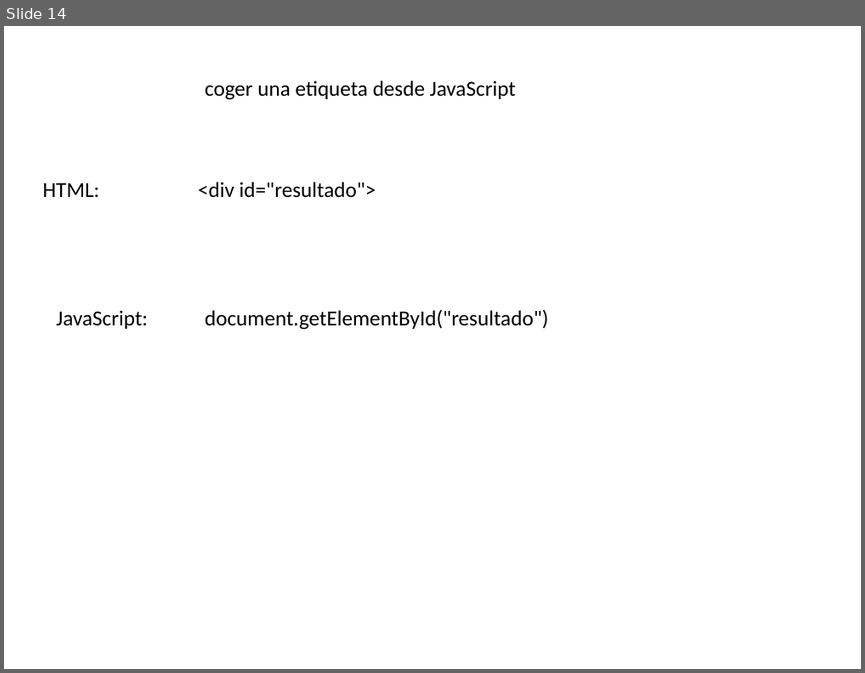
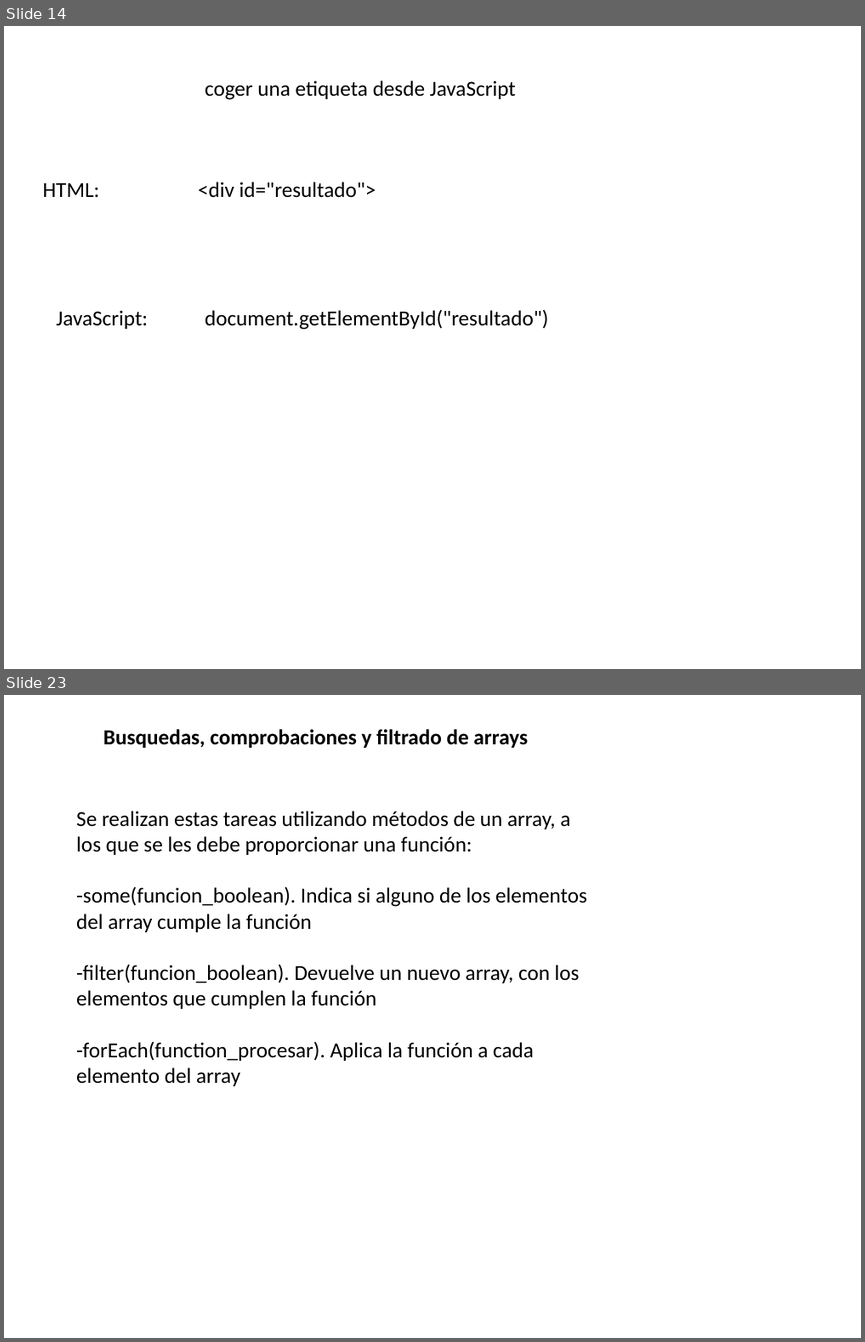
Before and after one commit to amartinsierra/javascript2025, a slide deck: pizarra.pptx. Shown one above the other, each under a label of ours: slide 14 before the commit, slides 14 and 23 after it; the slides between them are not shown. The pictures are 865x673 and 865x1342 pixels, drawn with LibreOffice and Linux fonts; fonts in the diff are those of the drawing. Boxes give left, top, right and bottom in pixels: in the first picture for what was removed or moved away, otherwise in the second. Text is boxed around its words. In the diff, an @@ line names an element or a change of style, - is before the commit and + after.

```diff
--- a/pizarra.pptx
+++ b/pizarra.pptx
@@ slide 23 added at [4,695,861,1338], background #FFFFFF @@
@@ text added at [103,729,528,748], 18 pt, text #000000, bold @@
+Busquedas, comprobaciones y filtrado de arrays
@@ text added at [76,811,587,1086], 18 pt, text #000000 @@
+Se realizan estas tareas utilizando métodos de un array, a los que se les debe proporcionar una función:
+-some(funcion_boolean). Indica si alguno de los elementos del array cumple la función
+-filter(funcion_boolean). Devuelve un nuevo array, con los elementos que cumplen la función
+-forEach(function_procesar). Aplica la función a cada elemento del array
```
Also in this commit, not shown: 8 other slides added.
